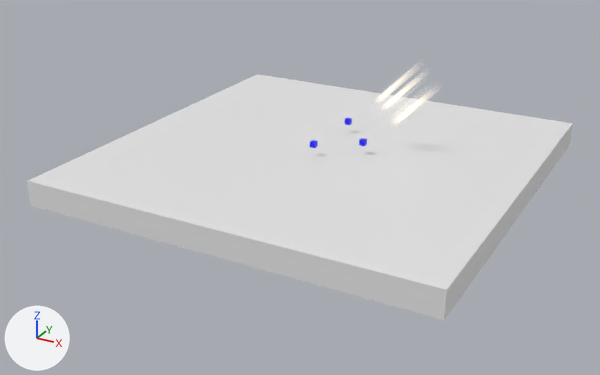
Before and after pictures for a commit that changed the glTF model tijiguang.glb.
One viewpoint serves both versions: a 50 mm camera at (127.7, -249.9, 108.0) aimed at (-2.4, -13.4, -10.3). Arrows for +X, +Y and +Z are at lower left; the lights stay in place. Where no turn or scale is listed for an object, it has been applied to the vertices. Vertices at the same position are counted once.

Names of what the first picture shows: 'tijiguang', 'tijiguang.005', 'tijiguang.007', 'tijiguang.008', '平面'.
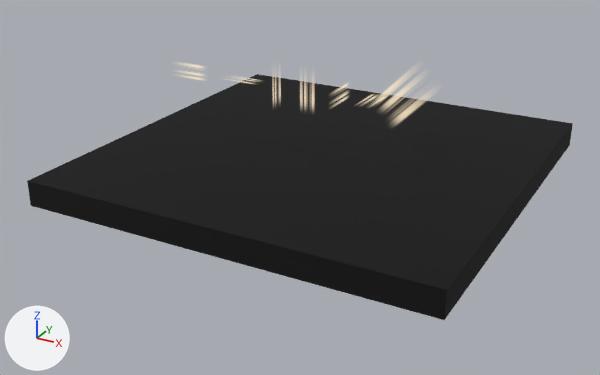
What changed in the scene script:
```text
Change mat_材质_001:
    mat_材质_001.base_color: (0.8, 0.8, 0.8) -> (0.0, 0.0, 0.0)  # white #e7e7e7 -> black #000000
Change mat_材质:
    where n2 = _N.new('ShaderNodeMix'); n2.name = 'Mix'
    n2.inputs[7].default_value: (0.8, 0.8, 0.8, 1.0) -> (0.0, 0.0, 0.0, 1.0)  # 'B', white #e7e7e7 -> 'B', black #000000
Change me_立方体_001:
    used by ob_tijiguang; location = (0.0, -7.7, 4.7)
    verts and faces of me_立方体_001; kept vertices keep their numbers, new ones are numbered from 8
    before: 0 (-1.0, -1.0, -1.0) at pixel (309, 147), 1 (-1.0, -1.0, 1.0) at pixel (309, 141), 2 (-1.0, 1.0, -1.0), 3 (-1.0, 1.0, 1.0) at pixel (312, 140), 4 (1.0, -1.0, -1.0) at pixel (314, 148)
    before: 5 (1.0, -1.0, 1.0) at pixel (314, 142), 6 (1.0, 1.0, -1.0) at pixel (317, 146), 7 (1.0, 1.0, 1.0) at pixel (317, 141)
    remove me_立方体_001.from_pydata(...)  # 8 vertices, 12 faces; spans x -1.0..1.0, y -1.0..1.0, z -1.0..1.0
    remove me_立方体_001.materials.append(mat_材质_002)  # blue #0012ff
    add me_立方体_001.from_pydata(...)  # 4 vertices, 2 faces; spans x -1.0..1.0, y -1.0..1.0, z 0.0
    me_立方体_001 part 1
    add delete_vertices([*range(0, 8)])  # with the faces that use them
    add verts[8] = (-1.0, -1.0, 0.0)
    add verts[9] = (1.0, -1.0, 0.0)
    add verts[10] = (-1.0, 1.0, 0.0)
    add verts[11] = (1.0, 1.0, 0.0)
    add faces += [(8, 9, 11), (8, 11, 10)]
    add me_立方体_001.materials.append(mat_材质)
Add me_平面_012:
    me_平面_012.from_pydata(...)  # 4 vertices, 2 faces; spans x -8.6..8.6, y 0.0, z -3.2..3.2
    me_平面_012.materials.append(mat_材质)
Add me_平面_011:
    me_平面_011.from_pydata(...)  # 4 vertices, 2 faces; spans x -8.6..8.6, y -3.2..3.2, z 0.0
    me_平面_011.materials.append(mat_材质)
Add me_平面_010:
    me_平面_010.from_pydata(...)  # 4 vertices, 2 faces; spans x 0.0, y -3.2..3.2, z -8.6..8.6
    me_平面_010.materials.append(mat_材质)
Add me_平面_009:
    me_平面_009.from_pydata(...)  # 4 vertices, 2 faces; spans x -3.2..3.2, y 0.0, z -8.6..8.6
    me_平面_009.materials.append(mat_材质)
Add me_平面_008:
    me_平面_008.from_pydata(...)  # 4 vertices, 2 faces; spans x 0.0, y -8.6..8.6, z -3.2..3.2
    me_平面_008.materials.append(mat_材质)
Change ob_tijiguang:
    ob_tijiguang.location: (0.0, -7.7, 4.7) -> (26.1, -18.5, 27.7)
    ob_tijiguang.scale: (1.0, 1.0, 1.0) -> (3.24, 8.64, 3.24)
Remove ob_tijiguang_007:
    ob_tijiguang_007 = bpy.data.objects.new('tijiguang.007', me_立方体_002)
    ob_tijiguang_007.location = (0.0, 20.0, 4.7)
Remove ob_tijiguang_008:
    ob_tijiguang_008 = bpy.data.objects.new('tijiguang.008', me_立方体_003)
    ob_tijiguang_008.location = (14.3, 2.4, 4.7)
Add ob_tijiguang_006:
    ob_tijiguang_006 = bpy.data.objects.new('tijiguang.006', me_平面_012)
    ob_tijiguang_006.location = (-44.0, -18.5, 27.7)
Add ob_tijiguang_004:
    ob_tijiguang_004 = bpy.data.objects.new('tijiguang.004', me_平面_011)
    ob_tijiguang_004.location = (-22.3, -18.5, 27.7)
Add ob_tijiguang_003:
    ob_tijiguang_003 = bpy.data.objects.new('tijiguang.003', me_平面_010)
    ob_tijiguang_003.location = (-8.5, -18.5, 27.7)
Add ob_tijiguang_002:
    ob_tijiguang_002 = bpy.data.objects.new('tijiguang.002', me_平面_009)
    ob_tijiguang_002.location = (3.1, -18.5, 27.7)
Add ob_tijiguang_001:
    ob_tijiguang_001 = bpy.data.objects.new('tijiguang.001', me_平面_008)
    ob_tijiguang_001.location = (15.0, -18.5, 27.7)
```

Location of each change, (x1, y1, x2, y2) in pixels of the pictures (600 x 375 px):
'平面', recoloured (white to black)
    both: (27, 74, 573, 320)
'tijiguang.005', surface changed
    both: (380, 79, 421, 121)
'tijiguang.002', added
    after: (300, 85, 314, 107)
'tijiguang', surface changed, reshaped, moved, rescaled
    before: (310, 140, 318, 148)
    after: (362, 95, 385, 103)
'tijiguang.006', added
    after: (186, 64, 202, 80)
'tijiguang.003', added
    after: (273, 79, 281, 102)
'tijiguang.001', added
    after: (337, 84, 347, 104)
'tijiguang.008', deleted
    before: (359, 138, 367, 146)
'tijiguang.007', deleted
    before: (345, 118, 352, 125)
'tijiguang.004', added
    after: (234, 77, 256, 84)
